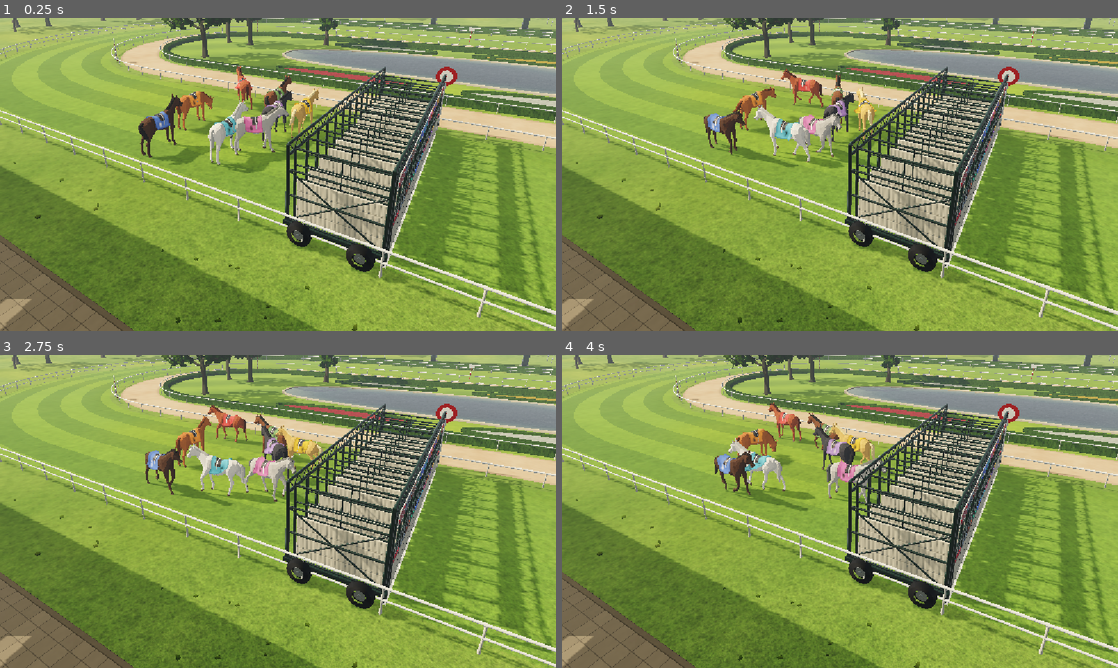
Above: before the commit, frames 1-4 (two rows, left to right).
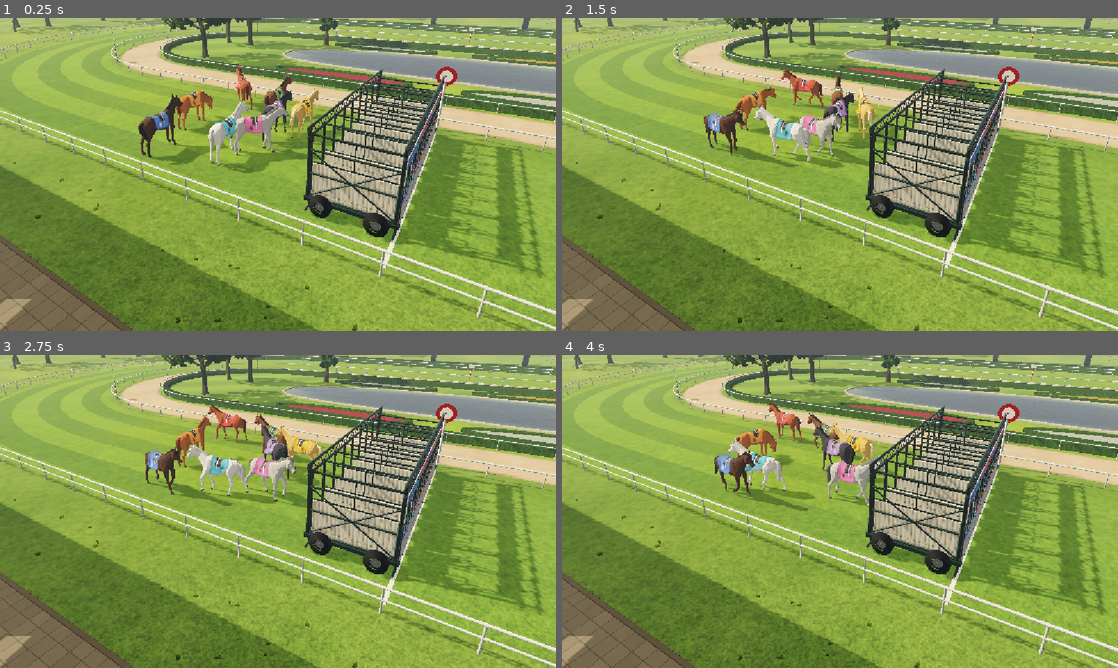
Above: after the commit, the same moments.

Repository: fayipon/racehorse
Game: Godot game, scene res://scenes/main.tscn
Two runs of this game, one before a commit and one after it. Both use one fixed random seed, a clock stepped at 60 frames per second and the inputs below. A sky picture missing from this copy of the repository is replaced by a grey-blue gradient.
Inputs:
- Up to frame 1 (0.25 s): no input
- Up to frame 2 (1.5 s): no input
- Up to frame 3 (2.75 s): no input
- Up to frame 4 (4 s): no input

The runs differ from the first frame. In frame 1, 12% of the frame differs, in the area x 50-100%, y 15-96%; in frame 2, 12%; in frame 3, 12%; in frame 4, 12%.

Commit message:
Give each field its own gate: eight and ten stalls on the runners' lanes, so they break straight
- course.gd: stall_count() is the field; for eight and ten runners each stall sits on
  its own lane, so nobody fans across a neighbour out of the gate. The full field keeps
  its twelve 1.05 m stalls across the middle of the track.
- starting_gate.gd: builds one stall per runner; the end towers and tyres tuck in so the
  twelve-stall gate stays inside the rails.
- race.gd: a horse already on its stall's line steps off before the walk in, so it never
  glides on a standing clip.
- Tests: gate_smoke checks one stall per runner; parade_smoke names the pair, gap and time
  when neighbours come too close.

Co-Authored-By: Claude Opus 5.5 <noreply@anthropic.com>

Diff:
--- a/godot/scripts/course.gd
+++ b/godot/scripts/course.gd
@@ -11,15 +11,22 @@
 func lane_radius(lane: float) -> float:
 	return float(config.laneStart) + lane * lane_spacing()
 
-# The starting gate always has twelve stalls, centred across the track, whatever
-# the field: runners load the stalls in number order and fan out to their lanes.
-const STALLS := 12
+# Each field has a gate of its own size. Eight and ten runners load a gate of
+# eight or ten stalls set right on their lanes, so they gallop straight out of
+# it; the full field of twelve loads a gate of 1.05 m stalls across the middle
+# of the track and fans out to its lanes (the lanes there are closer than the
+# stalls, so the fan is slight).
+const FULL_GATE := 12
 const STALL_SPACING := 1.05
+func stall_count() -> int:
+	return field
+
 func stall_spacing() -> float:
-	return STALL_SPACING
+	return STALL_SPACING if field>=FULL_GATE else lane_spacing()
 
 func stall_radius(stall: float) -> float:
-	return float(config.innerRadius) + float(config.trackWidth)*.5 + (stall - (STALLS-1)*.5) * STALL_SPACING
+	if field<FULL_GATE: return lane_radius(stall)
+	return float(config.innerRadius) + float(config.trackWidth)*.5 + (stall - (FULL_GATE-1)*.5) * STALL_SPACING
 
 func sample(progress: float, radius: float) -> Dictionary:
 	var half := float(config.halfStraight)
--- a/godot/scripts/race.gd
+++ b/godot/scripts/race.gd
@@ -61,8 +61,9 @@
 const PARADE = preload("res://scripts/parade_motion.gd")
 var parade_plan: Array = []
 # The paddock sits behind the starting gate. As betting closes each horse
-# crosses onto its stall's line (in a bigger field's tighter lanes it is already
-# close), then walks straight in, nose to the doors well before the off at 60 s.
+# crosses onto its stall's line (eight and ten runners have their stalls on
+# their own lanes, so they are already close), then walks straight in, nose to
+# the doors well before the off at 60 s.
 const PADDOCK_BACK := 3.2
 const LOAD_FROM := 47.0
 const LOAD_ACROSS := 2.5
@@ -70,7 +71,8 @@
 const LOAD_IN := 56.0
 # A crossing slower than this is a side-step; faster, the horse turns and walks.
 const SIDE_STEP := .45
-# Out of the stalls, each runner drifts to its own lane within the first 70 m.
+# Out of the full field's twelve-stall gate each runner drifts to its own lane
+# within the first 70 m; smaller fields leave their stalls already on their lanes.
 const FAN_OUT = [.012,.06]
 var gate: Node3D
 var betting_clock := 0.0
@@ -520,6 +522,9 @@
 			if betting_clock>=LOAD_FROM and velocity.length()<=SIDE_STEP:
 				target_yaw=-PI/2
 				if absf(angle_difference(horses[i].rotation.y,target_yaw))>.3: stepping=.3
+			# A horse already on its stall's line steps off a moment before the walk
+			# in starts, so it never glides forward on a standing clip.
+			if betting_clock>=LOAD_WALK_FROM-.35 and betting_clock<LOAD_WALK_FROM+.5: stepping=maxf(stepping,.3)
 			horses[i].rotation.y=lerp_angle(horses[i].rotation.y,target_yaw,minf(delta*2.4,1.0))
 			# Any real translation keeps the walk cycle on, so hooves never slide.
 			moving=clampf(maxf(velocity.length()/1.65,.25 if velocity.length()>.02 else 0.0)+stepping,0,1)
--- a/godot/scripts/starting_gate.gd
+++ b/godot/scripts/starting_gate.gd
@@ -1,12 +1,12 @@
 extends Node3D
 
-# The starting gate across the home straight at the line: twelve stalls whatever
-# the field. Runners stand with their noses at the front doors, which spring
+# The starting gate across the home straight at the line, one stall per runner
+# (course.gd places them). Runners stand with their noses at the front doors, which spring
 # open as the race starts; the gate is cleared away at the first camera cut, so
 # the field comes home to an open line.
 # Sized for the current horse (about 0.9 m wide, 3.5 m nose to tail and 2.9 m
 # to the ears, so it stands inside the frame); a new horse model only needs
-# DEPTH and the heights below adjusted, and the stall width in course.gd.
+# DEPTH and the heights below adjusted; stall widths come from course.gd.
 # Built like a real one: a green steel frame with lattice beams front and back,
 # padded partitions between the stalls, doors padded below and barred above,
 # and open end towers on pneumatic tyres. Everything but the doors is one mesh
@@ -39,7 +39,7 @@
 # no shadow.
 func build(course: RefCounted, colors: Array, low_power := false) -> void:
 	tube=5 if low_power else 8
-	var stalls: int=course.STALLS
+	var stalls: int=course.stall_count()
 	var width: float=course.stall_spacing()
 	var first: float=course.stall_radius(0)-width*.5
 	var last: float=course.stall_radius(stalls-1)+width*.5
@@ -76,10 +76,11 @@
 		var z: float=course.stall_radius(k)
 		KIT.rounded_box(st,Vector3(FRONT+.005,BOARD_Y,z),Vector3(.04,BOARD_HEIGHT+.07,width-.1),.015,KIT.made_of(Color("f4f1e8"),KIT.PAINT))
 		KIT.rounded_box(st,Vector3(FRONT+.025,BOARD_Y,z),Vector3(.03,BOARD_HEIGHT,width-.17),.012,KIT.made_of(colors[k],KIT.PAINT))
-	# Open end towers on two pneumatic tyres each, braced on their outer face.
+	# Open end towers on two pneumatic tyres each, braced on their outer face;
+	# the tyres stay inside the rails with the full twelve-stall gate.
 	for side: float in [-1.0,1.0]:
 		var edge: float=(first if side<0 else last)
-		var outer := edge+side*.6
+		var outer := edge+side*.22
 		for x: float in [FRONT-.06,back+.06]:
 			KIT.rounded_box(st,Vector3(x,(TOP+.45)*.5+.25,outer),Vector3(.14,TOP+.45-.5,.14),.03,frame)
 			KIT.sweep(st,[Vector3(x,TOP+.42,edge),Vector3(x,TOP+.42,outer)] as Array[Vector3],.05,frame,tube)
@@ -90,7 +91,7 @@
 		# Chassis rail and axle housings carrying the wheels outside the tower.
 		KIT.rounded_box(st,Vector3(middle,.62,outer),Vector3(DEPTH+.2,.22,.24),.04,frame)
 		for x: float in [back+.75,FRONT-.75]:
-			wheel(st,Vector3(x,.52,outer+side*.32),side)
+			wheel(st,Vector3(x,.52,outer+side*.2),side)
 	KIT.finish(st,KIT.structure(false),self)
 	for k in range(stalls):
 		var number := Label3D.new()
--- a/godot/tests/gate_smoke.gd
+++ b/godot/tests/gate_smoke.gd
@@ -12,7 +12,7 @@
 	# Loaded and waiting: every horse in its own stall behind shut doors.
 	race.elapsed=58.0
 	race._process(1.0/60.0)
-	assert(race.gate.visible and race.gate.doors.size()==24,"Twelve stalls stand at the line before the off")
+	assert(race.gate.visible and race.gate.doors.size()==race.field*2,"One stall per runner stands at the line before the off")
 	assert(is_zero_approx(race.gate.opened),"The doors stay shut until the off")
 	for i in range(8):
 		var horse: Node3D=race.horses[i]
@@ -40,6 +40,6 @@
 	race.elapsed=121.0
 	race._process(1.0/60.0)
 	assert(race.gate.visible and is_zero_approx(race.gate.opened),"The next round's gate is back, shut")
-	print("PASS: twelve-stall gate loads, springs open at the off, and is cleared before the finish")
+	print("PASS: one stall per runner, loads, springs open at the off, and is cleared before the finish")
 	race.queue_free()
 	quit()
--- a/godot/tests/parade_smoke.gd
+++ b/godot/tests/parade_smoke.gd
@@ -38,8 +38,9 @@
 				assert(false,"A standing horse must not slide")
 			if i<7:
 				var other: Node3D=race.horses[i+1]
-				if absf(horse.position.x-other.position.x)<2.2:
-					assert(other.position.z-horse.position.z>.95,"Neighbours must not walk through each other")
+				if absf(horse.position.x-other.position.x)<2.2 and other.position.z-horse.position.z<=.95:
+					push_error("horses %d and %d %.2f m apart across, %.2f m along at %.2fs" % [i,i+1,other.position.z-horse.position.z,other.position.x-horse.position.x,race.betting_clock])
+					assert(false,"Neighbours must not walk through each other")
 	assert(walked>2000,"Horses should spend a good part of betting on the move")
 	assert(moods.size()>=3,"Standing horses should graze, look around or rest, not only idle")
 	for i in range(8):
Not shown, changed: ASSETS.md
Not shown, changed: README.md
Not shown, changed: public/game/index.html
Not shown, changed: public/game/index.pck
